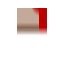
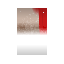
Comparing the layer stacks of the two 64 × 64 images. Changes:
added layer "Layer 7" (20%) above "Layer 6" over (17, 8, 47, 55)
added layer "Layer 6" above "Layer 5" over (17, 8, 47, 55)
